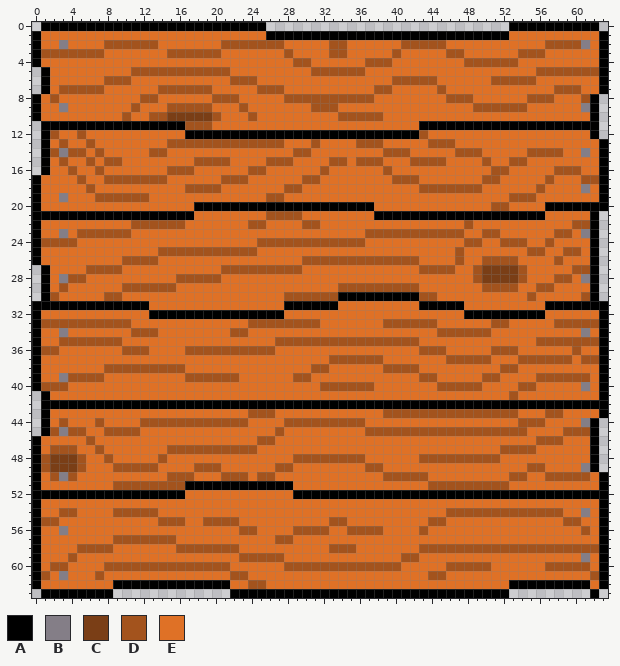
Two states of a pixel-art sprite, Rum Runner/Assets/Art/Puase-plank-background.png. Above, as it was before the edit.
The file is 64x64 pixels.
Palette (. is transparent): A #000000  B #847e87  C #7a3e16  D #a3531d  E #df7126
Pixels before, first column x 0:
 0 .AAAAAAAAAAAAAAAAAAAAAAAAA...........................AAAAAAAAAA.
 1 AEEEEEEEEEEEEEEEEEEEEEEEEEAAAAAAAAAAAAAAAAAAAAAAAAAAAEEEEEEEEEEA
 2 AEEBEEEEDDDDDDEEEEEEEDDDDDDDEEEEEDDEEEEEEDDDDDEEEEEEEEEEEDDDDBEA
 3 ADDDDDDDEEEEEEEDDDDDDEEEEEEEDEEEEDDEEEEEDEEEEEDDEEEEEEDDDEEEEEEA
 4 AEEEEEEEEEEEEEEEEEEEEEEEEEEEEDDEEEEEEDDDEEEEEEEEDDDDDDEEEEEEEEEA
 5 .AEEEEEEEEEDDDDDDDDDDDEEEEEEEEEDDDDDDEEEEEEEEEEEEEEEEEEEDDDDDDDA
 6 .AEEEEEEDDDEEEEEEEEEEEDDDEEEEEEEEEEEEEEEDDDDDEEEEEEDDDDDEEEEEEEA
 7 .AEDDDDDEEEEEEDDDDDDEEEEEDDDEEEEEEEEEEDDEEEEEDEEEEEEEEEEEEDDDEEA
 8 AEDEEEEEEEEEDDEEEEEEDDDEEEEEDDDDDDDDDDEEEEEEEEDDDEEEEEEDDDEEEDA.
 9 AEEBEEEEEEEDEEEDDDDDEEEDEEEEEEEDDDEEEEEEEEEEEEEEEDDDDDDEEEEEEBA.
10 AEEEEEEEEEDEEDDCCCCCDEEEDEEEEEEEEEDDDDDEEEEEEEEEEEEEEEEEEEEEEEA.
11 .AAAAAAAAAAAAAAAADDDEEEEEEEEEEEEEEEEEEEEEEEAAAAAAAAAAAAAAAAAAAA.
12 .ADEEDEEEEEEEEEEEAAAAAAAAAAAAAAAAAAAAAAAAAADEEEEEEEEEEEEEEEEEEA.
13 .AEDEEDEEEEEEEEDDDDDDDDDDDDDEEEDEEEEDDDEEEEEDDDEEEEEEEEEEEEEEEEA
14 .ADBDDEDEEEEEDDEEEEEEEEEEEEEEDDEEEEEEEEDDDEEEEEDDDEEEEEDDDDEEBEA
15 .AEDEEDEDDEEEEEEEEDDDDEEEEDDDEEEEDDEDDDEEEDDDDEEEEDEEDDEEEEEEEEA
16 .AEEDEEDEEEEEEEDDDEEEEEEDDEEEEEEDEEEEEEDEEEEEEEEEEEDDEEEEEDDDEEA
17 AEEEEDEEDDDDDDDEEEEEEDDDEEEEEEDDEEEEEEEEDDDEEEEEEEDDEEEEEDEEEDDA
18 AEEEEEDEEEEEEEEEEDDDDEEEEEEEDDEEEEEEEEEEEEEDDDDDDDEEEEEEDEEEEBEA
19 AEEBEEEDDDDDDEEEEEEEEEEEEEDDEEEEEEEEEEEEEEEEEEEEEEEEEDDDEEEEEEEA
20 AEEEEEEEEEEEEEEEEEAAAAAAAAAAAAAAAAAAAAEEEEEEEEEEEEEDDEEEEAAAAAAA
21 AAAAAAAAAAAAAAAAAAEEEEEEEEDDDDEEEEEEEEAAAAAAAAAAAAAAAAAAAEEEEEA.
22 AEEEEEEEEEEDDDDDDEEEEEEEDDEEEEDDEEEEEEEEEEEEEEEEDEEEEEEEEEEEDDA.
23 AEEBEDDDDDDEEEEEEEEEEEEEEEEEEEEEEEEEEDDDDDDDDDDDEEDDEEEEEEDDEBA.
24 ADDDDEEEEEEEEEEEEEEEEEEEEDDDDDDDDDDDDEEEEEEEEEEEDDEEDDDEEDEEEEA.
25 AEEEEEEEEEEEEEDDDDDDDDDDDEEEEEEEEEEEEEEEEEEEEEEDEEEEEEEDDEEDDEA.
26 AEEEEEEEEEDDDDEEEEEEEEEEEEEEEEDDDDDDDDDDDDDEEEEDEEDDDDEEEEDEEEA.
27 .AEEEEDDDDEEEEEEEEEEEDDDDDDDDDEEEEEEEEEEEEEDDDDEEDCCCCDEEEEEDDA.
28 .AEBDDEEEEEEEEEEDDDDDEEEEEEEEEEEEEEEEEEEEEEEEEEEEDCCCCDEEEDDEBA.
29 .AEDEEEEEEDDDDDDEEEEEEEEEEEEEEEEEEDDDDDDDDDEEEEEEEDDDDEEDDEEEEA.
30 .ADEEEEEDDEEEEEEEEEEEEEEEEEEDDDDDDAAAAAAAAADDEEEEEEEEEEDEEEEEDA.
31 AAAAAAAAAAAAAEEEEEEEEEEEEEEEAAAAAAEEEEEEEEEAAAAAEEEEEEEEEAAAAAAA
32 AEEEEEEEEEEEEAAAAAAAAAAAAAAAEEEEEEEEEEEEEEEEEEEEAAAAAAAAAEEEEEEA
33 ADDDDDDDDDDEEEEEEEEEEEEEDDDDDDDDEEEEEEEDDDDDDEEEEEEDDEEEEEDDDDDA
34 AEEBEEEEEEEDDDEEEEEEEEDDEEEEEEEEEEEEEEEEEEEEEDDDDDDEEEEEEEEEEBEA
35 AEEDDDDDDDEEEEEEEEEEEEEEEEEDDDDDDDDDDDDDDDDEEEEEEEEEEEEEDDDDDDDA
36 ADDEEEEEEEDDDEEEEDDDDDDDDDDEEEEEEEEEEEEEEEEDDDEEEEEDDDEEEEEEDEEA
37 AEEEEEEEEEEEEEEEEEEEEEEEEEEEEEEEEDDDDDDEEEEEEEDDDDDEEEDDDDDDEDDA
38 AEEEEEEEDDDDDDDDDEEEEEEEEEEEEEEDDEEEEEEDDDDEEEEEEEEEDDEEEEEEEEEA
39 AEEBDDDDEEEEEEEEEDDDDDDEEEEEEDDEEEEEEEEEEEEDDEEEEEDDEEEEDDDDDDEA
40 ADDDEEEEEEEEEEEEEEEEEEEEEEEEEEEEDDDDDDEEEEEEEDDDDDEEEEDDEEEEEBEA
41 .AEEEEEEEEEEEEEEEEEEEEEEEEEEEEEEEEEEEEEEEEEEEEEEEEEEEDEEEEEEEEEA
42 .AAAAAAAAAAAAAAAAAAAAAAAAAAAAAAAAAAAAAAAAAAAAAAAAAAAAAAAAAAAAAAA
43 .AEEEEEEEEEEEEEEEEEEEEEEDDDEEEEEEEEEEEEDDDDDDDDDDDDDDDEEEDDEEEEA
44 .AEDEEEDEEEEDDDDDDDDDDDDEEEEDDDDDDDDDEEEEEEEEEEEEEEEEEDDDEEEEBA.
45 .ADBDDEEDDDDEEEEEEEEEEEEEEEDEEEEEEEEEDDDDDDDDDDDDDDDDDDEEEEDDDA.
46 AEEEEEDEEEEEEEEEEEEEEEEEEDDEEEEEEEEEEEEEEEEEEEEEEEEEEEEEDDDEEEA.
47 AEDDDEEDEEEEEEEDDDDDDDDDDEEEEEEEEEEEEEEEEEEEEEEEEEEEDDDDEEEEEEA.
48 ADCCCDEEDEEEEEDEEEEEEEEEEEEEEDDDDDDDDEEEEEEDDDDDDDDDEEEEEEEEEEA.
49 ADCCCDEEEDDDDDEEEEDDDEEEEEEDDEEEEEEEEDDEEEEEEEEEEEEEEEEDDEEEEBA.
50 AEDBDEEEEEEEEEEDDDEEEDDDEDDEEEEEEEEEEEEDDDDDEEEEEEEEEDDEEDDDDDEA
51 AEEEEEEEEDDDDDDDDAAAAAAAAAAAAEEEEEEEEEEEEEEEDDDDDDDDDEEEEEEEEEEA
52 AAAAAAAAAAAAAAAAAEEEEEEEEEEEEAAAAAAAAAAAAAAAAAAAAAAAAAAAAAAAAAAA
53 AEEEEEEEEEEEEEEEEEEEEEEEEEEEEEEEEEEEEEEEEEEEEEEEEEEEEEEEEEEEEEEA
54 AEEDDEEEEDDDDDEEEEEEEEEEEEEEEEEEEEEEEEEEEEEEEEDDDDDDDDDDDDDEEBEA
55 ADDEEEEEEEEEEEDDDEEDDDDEEEEEEEEEEDDEEEEEEEEEDDEEEEEEEEEEEEEDDEEA
56 AEEBEEEEEEEEEEEEEEEEEEEDDEEEEDDDDEEDDDDEEEEDEEEEEEEEEEEEEEEEEDEA
57 AEEEEEEEEDDDDDDDEEEEEEEEEEEDDEEEEEEEEEEEEEEEEEEEEEEEEEEEEEEEEEEA
58 AEEEEDDDDEEEEEEEDDDDDDDEEEEEEEEEEDDDEEEEEEEDDDDDDDDDDDDDDDDDDDDA
59 AEEEDEEEEEEEEEEEEEEEEEEDDDDDEEEEEEEEEEEEEDDEEEEEEEEEEEEEEEEEEBEA
60 AEDDEEEEDDDDDDDDDDDDDDEEEEEEDDDDDDDDDDDDDEEEEEDDDDDEEEEEEDDDDDEA
61 ADEBEEEDEEEEEEEEEEEEEEDDEEEEEEEEEEEEEEEEEEEEDDEEEEEEEEEEEEEEEEDA
62 AEEEEEEEEAAAAAAAAAAAAAEEDDEEEEEEEEEEEEEEEEEEEEEEEEEEEAAAAAAAAAEA
63 .AAAAAAAA.............AAAAAAAAAAAAAAAAAAAAAAAAAAAAAAA.........A.
After the commit:
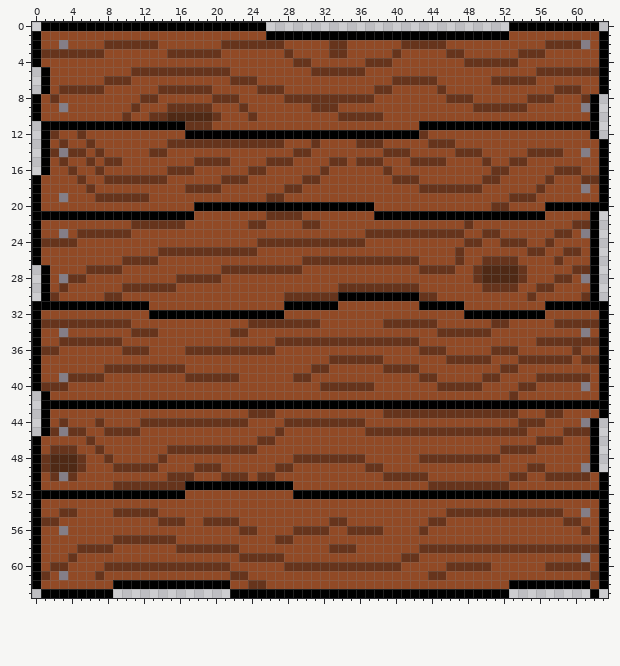
Edits made:
colour C: #7a3e16 -> #4f2915
colour D: #a3531d -> #66341c
colour E: #df7126 -> #914a26
